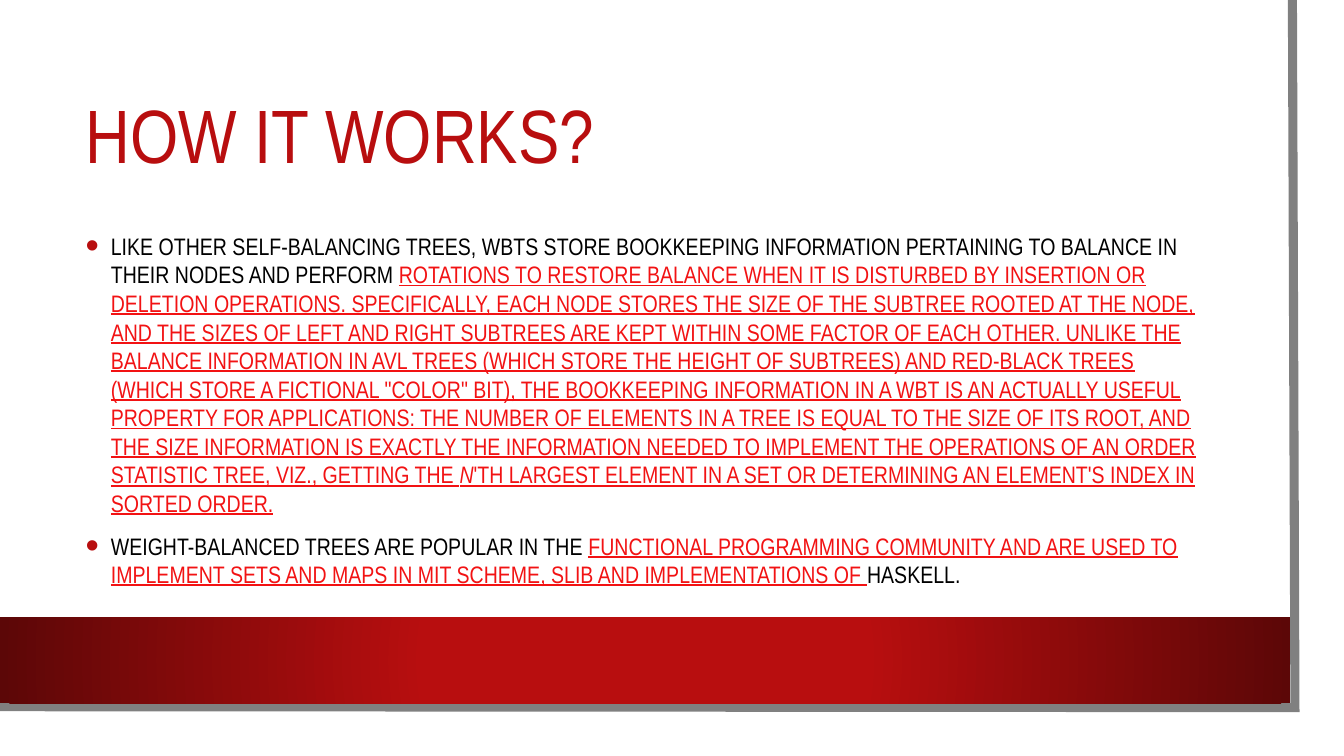
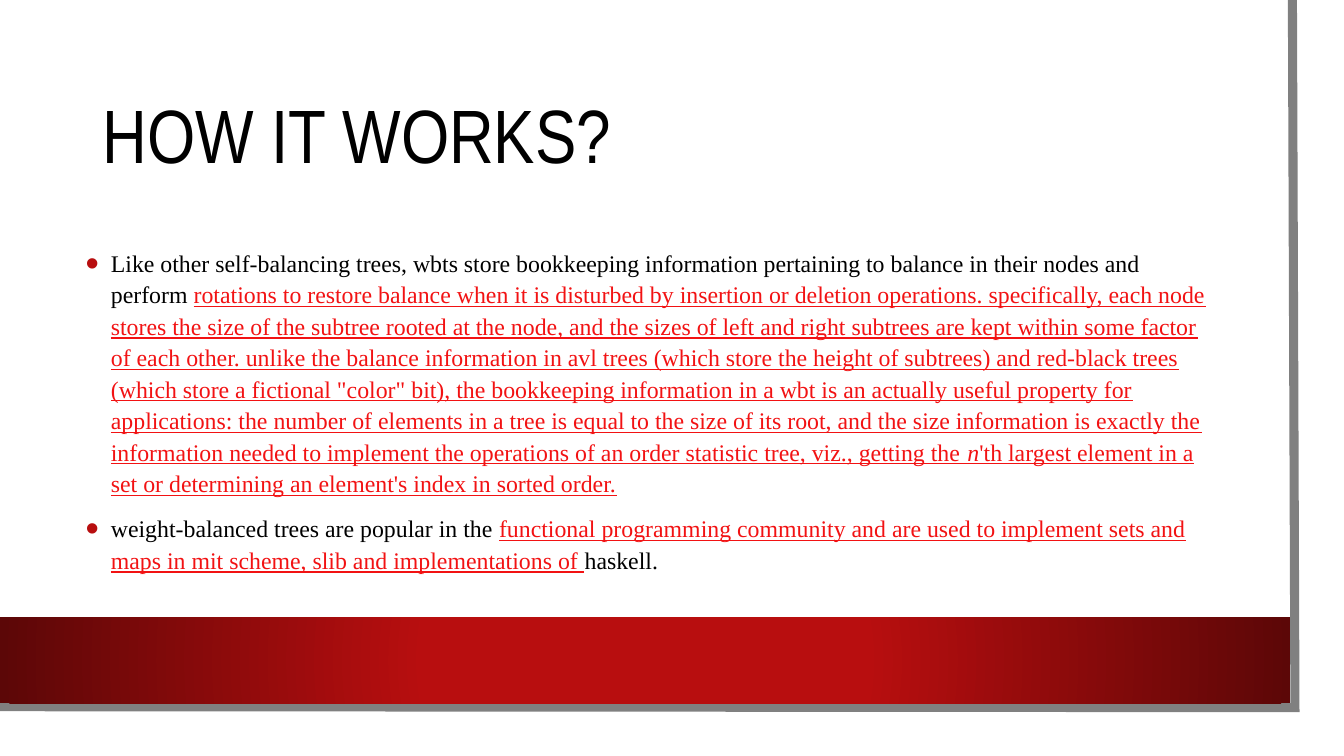
Before and after one commit to ydodeja365/DSA-Weight-Balance-Trees, a slide deck: slide 3 of WBTreeIntro.pptx. Drawn at 1344x756 pixels with LibreOffice and Linux fonts; fonts in the diff are those of the drawing; background and template pictures are left out. Boxes give left, top, right and bottom in pixels: in the first picture for what was removed or moved away, otherwise in the second. Text is boxed around its words. In the diff, an @@ line names an element or a change of style, - is before the commit and + after.

Commit message:
FINAL PPTX

```diff
--- a/WBTreeIntro.pptx
+++ b/WBTreeIntro.pptx
@@ title "HOW IT WORKS?": place and size @@
-title "HOW IT WORKS?" at [86,110,594,164]
+title "HOW IT WORKS?" at [103,110,611,164]
@@ title "HOW IT WORKS?" at [103,110,611,164]: text colour #B80E0F to #000000 @@
@@ text at [111,255,1204,574]: text changed; font Arial Narrow to Times New Roman @@
-• LIKE OTHER SELF-BALANCING TREES, WBTS STORE BOOKKEEPING INFORMATION PERTAINING TO BALANCE IN THEIR NODES AND PERFORM ROTATIONS TO RESTORE BALANCE WHEN IT IS DISTURBED BY INSERTION OR DELETION OPERATIONS. SPECIFICALLY, EACH NODE STORES THE SIZE OF THE SUBTREE ROOTED AT THE NODE, AND THE SIZES OF LEFT AND RIGHT SUBTREES ARE KEPT WITHIN SOME FACTOR OF EACH OTHER. UNLIKE THE BALANCE INFORMATION IN AVL TREES (WHICH STORE THE HEIGHT OF SUBTREES) AND RED-BLACK TREES (WHICH STORE A FICTIONAL "COLOR" BIT), THE BOOKKEEPING INFORMATION IN A WBT IS AN ACTUALLY USEFUL PROPERTY FOR APPLICATIONS: THE NUMBER OF ELEMENTS IN A TREE IS EQUAL TO THE SIZE OF ITS ROOT, AND THE SIZE INFORMATION IS EXACTLY THE INFORMATION NEEDED TO IMPLEMENT THE OPERATIONS OF AN ORDER STATISTIC TREE, VIZ., GETTING THE N'TH LARGEST ELEMENT IN A SET OR DETERMINING AN ELEMENT'S INDEX IN SORTED ORDER.
-• WEIGHT-BALANCED TREES ARE POPULAR IN THE FUNCTIONAL PROGRAMMING COMMUNITY AND ARE USED TO IMPLEMENT SETS AND MAPS IN MIT SCHEME, SLIB AND IMPLEMENTATIONS OF HASKELL.
+• Like other self-balancing trees, wbts store bookkeeping information pertaining to balance in their nodes and perform rotations to restore balance when it is disturbed by insertion or deletion operations. specifically, each node stores the size of the subtree rooted at the node, and the sizes of left and right subtrees are kept within some factor of each other. unlike the balance information in avl trees (which store the height of subtrees) and red-black trees (which store a fictional "color" bit), the bookkeeping information in a wbt is an actually useful property for applications: the number of elements in a tree is equal to the size of its root, and the size information is exactly the information needed to implement the operations of an order statistic tree, viz., getting the n'th largest element in a set or determining an element's index in sorted order.
+• weight-balanced trees are popular in the functional programming community and are used to implement sets and maps in mit scheme, slib and implementations of haskell.
```
Also in this commit, not shown: 3 other slides changed, 7 slides added.
